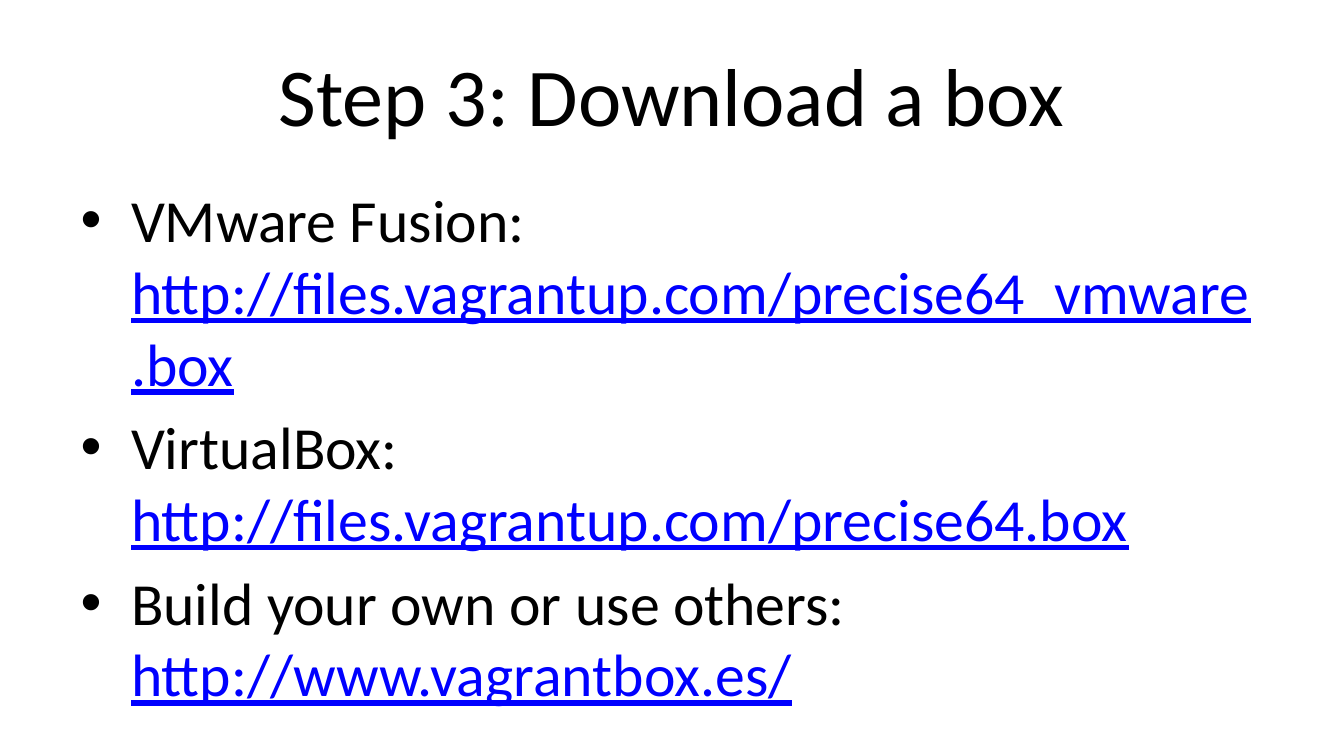
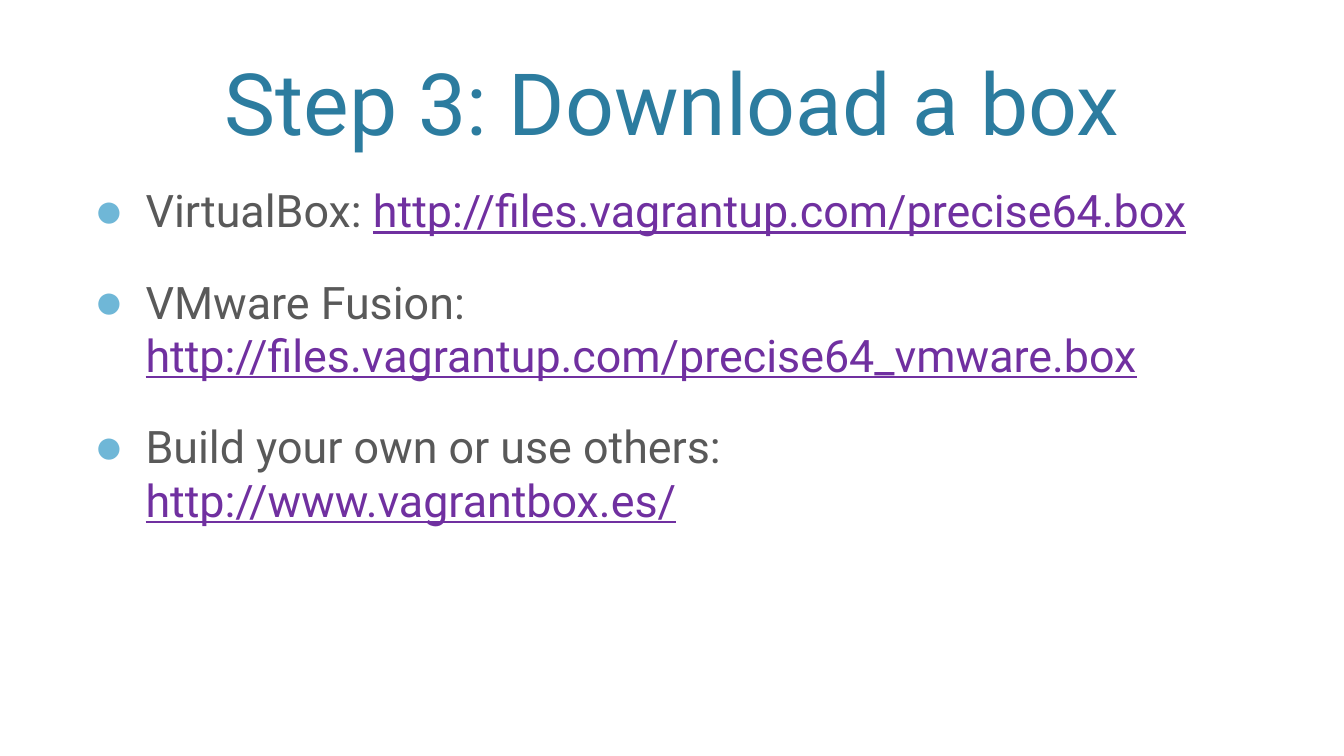
Before and after one commit to VMTrooper/VagrantBrownBag, a slide deck: slide 5 of Vagrant.pptx. Drawn at 1344x756 pixels with LibreOffice and Linux fonts; fonts in the diff are those of the drawing; background and template pictures are left out. Boxes give left, top, right and bottom in pixels: in the first picture for what was removed or moved away, otherwise in the second. Text is boxed around its words. In the diff, an @@ line names an element or a change of style, - is before the commit and + after.

```diff
--- a/Vagrant.pptx
+++ b/Vagrant.pptx
@@ title "Step 3: Download a box": place and size @@
-title "Step 3: Download a box" at (279, 69, 1064, 140)
+title "Step 3: Download a box" at (225, 70, 1119, 153)
@@ title "Step 3: Download a box" at (225, 70, 1119, 153): size 44 to 46 pt, font Calibri to Roboto, text colour #000000 to #2C7C9F; vertical alignment middle to bottom @@
@@ text "VirtualBox: http://files.vagrantup.com/precise64.box": place and size @@
-text "VirtualBox: http://files.vagrantup.com/precise64.box" at (131, 201, 1249, 707)
+text "VirtualBox: http://files.vagrantup.com/precise64.box" at (146, 193, 1186, 527)
@@ text at (146, 193, 1186, 237): paragraph added @@
+● VirtualBox: http://files.vagrantup.com/precise64.box
@@ text at (146, 286, 1137, 527): size 32 to 24 pt, font Calibri to Roboto in "VMware Fusion: http://files.vagrantup.com/precise64_vmware.b ...", "Build your own or use others: http://www.vagrantbox.es/"; text colour #000000 to #595959 in "VMware Fusion:", "Build your own or use others:"; text colour #0000FF to #7030A0 in "http://files.vagrantup.com/precise64_vmware.box", "http://www.vagrantbox.es/"; bullet • to ●; more space between paragraphs @@
@@ text at (131, 427, 1127, 552): paragraph removed @@
-• VirtualBox: http://files.vagrantup.com/precise64.box
```
Also in this commit, not shown: 14 other slides changed.
